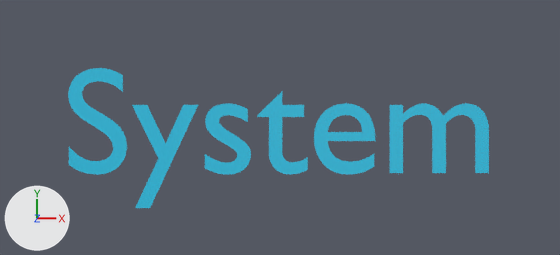
The Blender file assets/system.blend: old version first, new version second.
Rendered twice from the file's camera 'Camera'. Every picture has the same lights, and +X, +Y and +Z are marked at lower left. Text is drawn in Blender's own font.

The older version as bpy lines, for what is in view:
```python
txt_text = bpy.data.curves.new('Text', 'FONT')
txt_text.body = 'System'
txt_text.materials.append(mat_material_001)  # cyan #18b8db
txt_text.align_x = 'CENTER'
txt_text.align_y = 'CENTER'
ob_systemtext = bpy.data.objects.new('systemText', txt_text)
ob_systemtext.location = (0.0, 0.0, 0.0)
ob_systemtext.scale = (0.696, 0.696, 0.696)
```
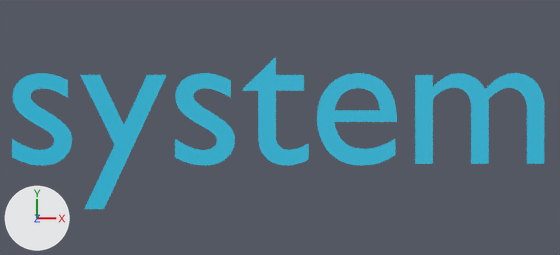
Commit message: Change system image

Edits to the scene script, one JSON object a line:
```json
{"op": "set", "path": "txt_text.body", "old": "'System'", "new": "'system'"}
{"op": "set", "path": "ob_systemtext.location", "old": "(0.0, 0.0, 0.0)", "new": "(0.0, 0.106, 0.0)"}
{"op": "set", "path": "ob_systemtext.scale", "old": "(0.696, 0.696, 0.696)", "new": "(0.905, 0.905, 0.905)"}
```

What differs and where, as boxes [x1, y1, x2, y2] in the pictures (560 x 255 px):
```json
{"object": "systemText", "change": "text changed, moved, rescaled", "before": [68, 68, 489, 208], "after": [12, 57, 544, 209], "on screen": "26% wider, 9% taller"}
```
